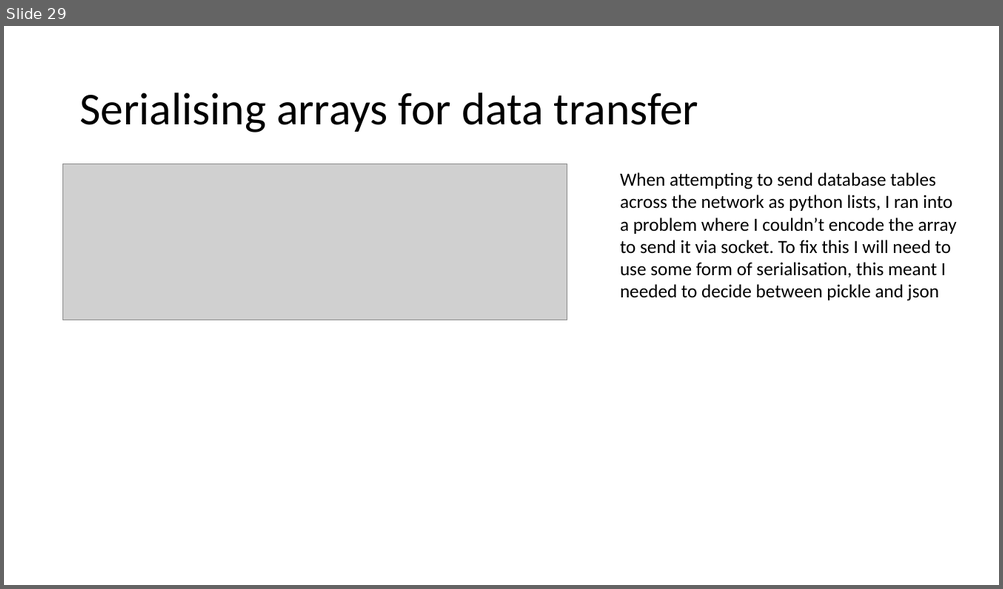
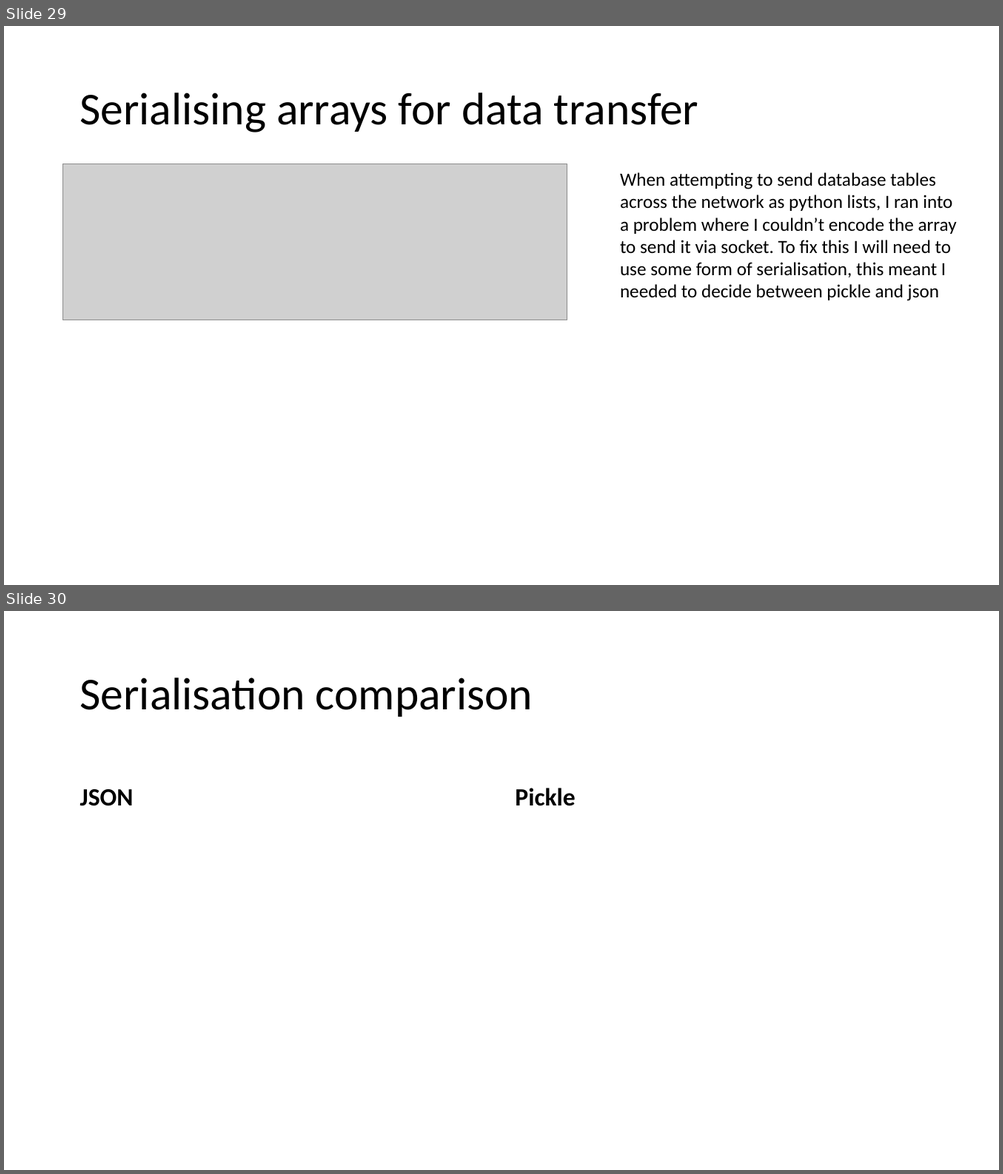
Before and after one commit to curtben1/actualCoursework, a slide deck: dev log.pptx. Shown one above the other, each under a label of ours: slide 29 before the commit, slides 29 and 30 after it. The pictures are 1003x589 and 1003x1174 pixels, drawn with LibreOffice and Linux fonts; fonts in the diff are those of the drawing; grey boxes stand for pictures. Boxes give left, top, right and bottom in pixels: in the first picture for what was removed or moved away, otherwise in the second. Text is boxed around its words. In the diff, an @@ line names an element or a change of style, - is before the commit and + after.

```diff
--- a/dev log.pptx
+++ b/dev log.pptx
@@ slide 30 added at [4, 611, 999, 1170], background #FFFFFF @@
@@ title added at [80, 678, 532, 717], 44 pt, text #000000 @@
+Serialisation comparison
@@ text added at [515, 788, 575, 806], 24 pt, text #000000, bold @@
+Pickle
@@ text added at [80, 789, 134, 806], 24 pt, text #000000, bold @@
+JSON
```
